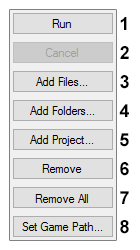
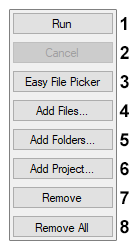
Before/after of a (140, 250) layered artwork. What changed in the layer stack:
renamed "Layer 1" to "Layer 4", painted on it over (22, 19, 103, 232)
